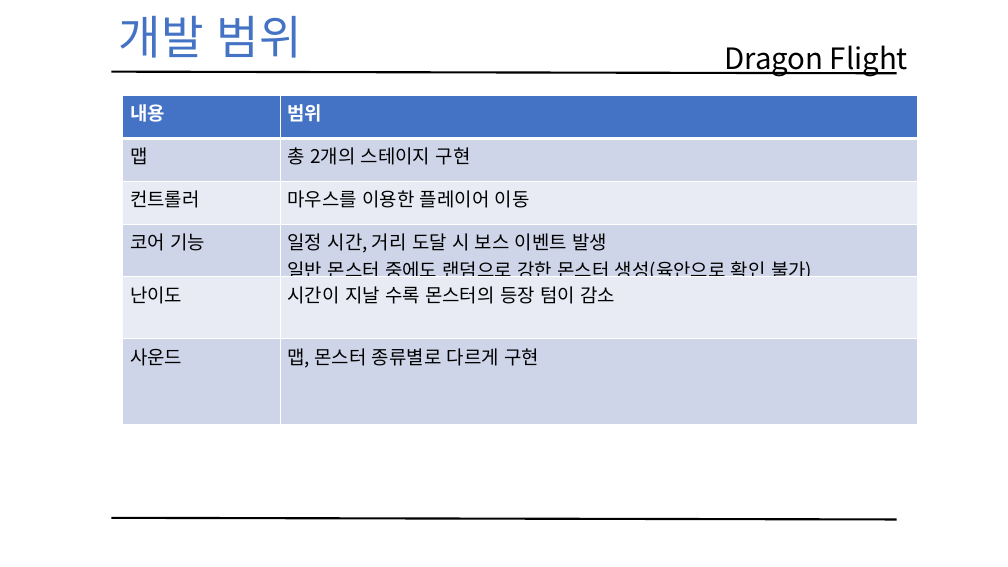
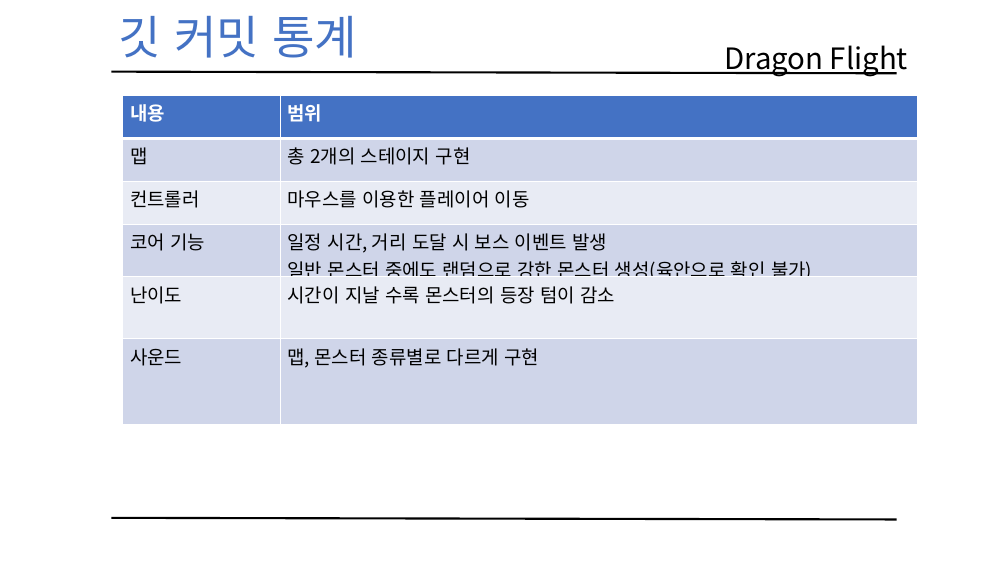
Before and after one commit to kbs5586/2015180003_2DGP_DRILL, a slide deck: slide 3 of DragonFlight Project/2015180003 2차발표.pptx. Drawn at 1008x567 pixels with LibreOffice and Linux fonts; fonts in the diff are those of the drawing. Boxes give left, top, right and bottom in pixels: in the first picture for what was removed or moved away, otherwise in the second. Text is boxed around its words. In the diff, an @@ line names an element or a change of style, - is before the commit and + after.

```diff
--- a/DragonFlight Project/2015180003 2차발표.pptx
+++ b/DragonFlight Project/2015180003 2차발표.pptx
@@ text at (119, 16, 357, 58): text changed @@
-개발 범위
+깃 커밋 통계
```
Also in this commit, not shown: 1 other slide changed, 10 other files.
